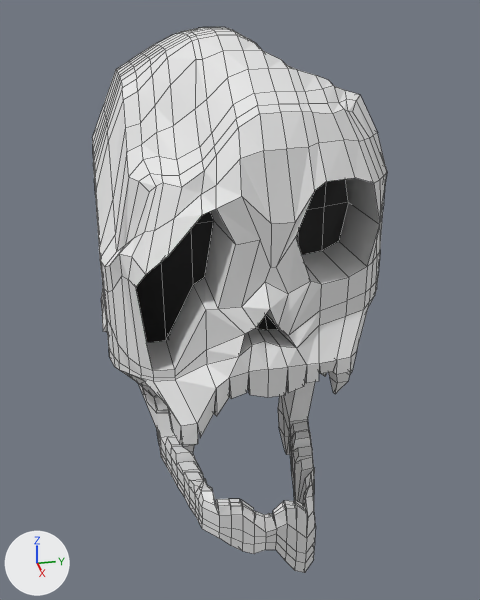
The Blender file BlenderFiles/Burdens.blend as it was, and as the next commit left it.
Before and after are seen from a 50 mm lens placed at (8.69, -1.94, 6.77), pointed at (-1.65, 0.25, 2.27). Arrows for +X, +Y and +Z are at lower left; the lights stay in place. The older version comes first. Mesh edges are drawn as thin lines. The same objects are shown in both versions, whatever each file hides.

Script lines for the objects in view, before the commit:
```python
me_cube_006 = bpy.data.meshes.new('Cube.006')
me_cube_006.from_pydata(...)  # 1380 vertices, 1376 faces; spans x -5.2..1.3, y -2.1..2.1, z -5.6..32.2
# faces by material slot: [1296, 80]
me_cube_006.materials.append(mat_m_skull_001)  # white #e7e7e7
me_cube_006.materials.append(mat_m_holes)  # black #000000
ob_skullhead = bpy.data.objects.new('SkullHead', me_cube_006)
ob_skullhead.location = (0.0, 0.0, 0.0)
ob_skullhead.scale = (1.0, 1.0, 0.206)
```
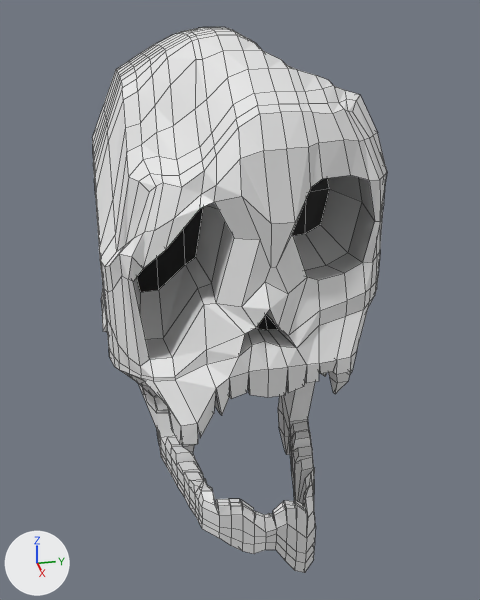
Changed parts and their boxes (x1, y1, x2, y2) in the pictures (480 x 600 px; the box of a moved part takes in the faces that stretch with it):
part 1 of me_cube_006, moved or reshaped
    before: (128, 140, 381, 416)
    after: (128, 140, 381, 415)

What the commit changed:
me_cube_006 is used by ob_skullhead; location (0.0, 0.0, 0.0); scale (1.0, 1.0, 0.206).
me_cube_006 had 1380 vertices, 1376 faces and spanned x -5.2..1.3, y -2.1..2.1, z -5.6..32.2.
me_cube_006 now has 1400 vertices, 1396 faces and spans x -5.2..1.3, y -2.1..2.1, z -5.6..32.2.
Part 1, on me_cube_006:
28 faces are deleted.
10 vertices in x -1.2..-0.1, y -1.1..-0.9, z 11.8..14.9 move by (0.0, 0.0, -1.4).
9 vertices in x -0.3..0.0, y -1.5..1.5, z 16.4..23.4 move by (-0.9, 0.0, 0.0).
7 vertices in x 0.8..1.1, y -1.6..1.6, z 16.2..23.4 move by (-0.2, 0.0, 0.0).
6 vertices in x 0.8..1.0, y 0.8..1.5, z 17.3..23.9 move by (-0.1, 0.0, 0.0).
3 vertices in x 0.9..1.1, y -1.2..-0.4, z 19.7..22.3 move by (-0.2, 0.0, 0.1).
21 vertices move from x -0.4..1.3, y -1.6..1.6, z 9.0..23.9 to x -1.2..1.3, y -1.8..1.8, z 9.0..25.0.
20 vertices are added at x -1.2..0.0, y -1.6..1.6, z 11.4..24.4.
12 new faces join them, mat_m_holes (black #000000).
36 new faces join them, mat_m_skull_001 (white #e7e7e7).
